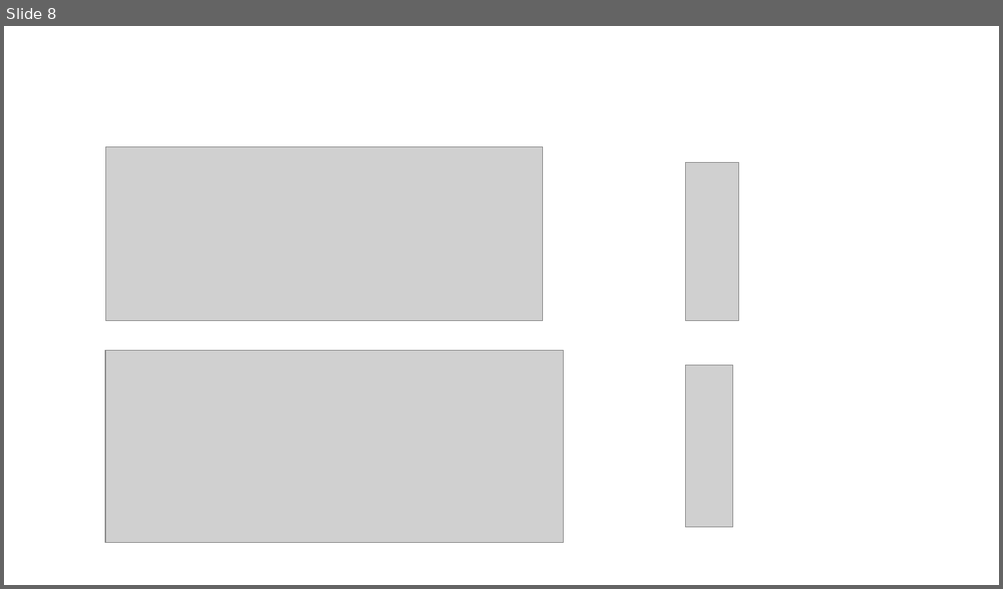
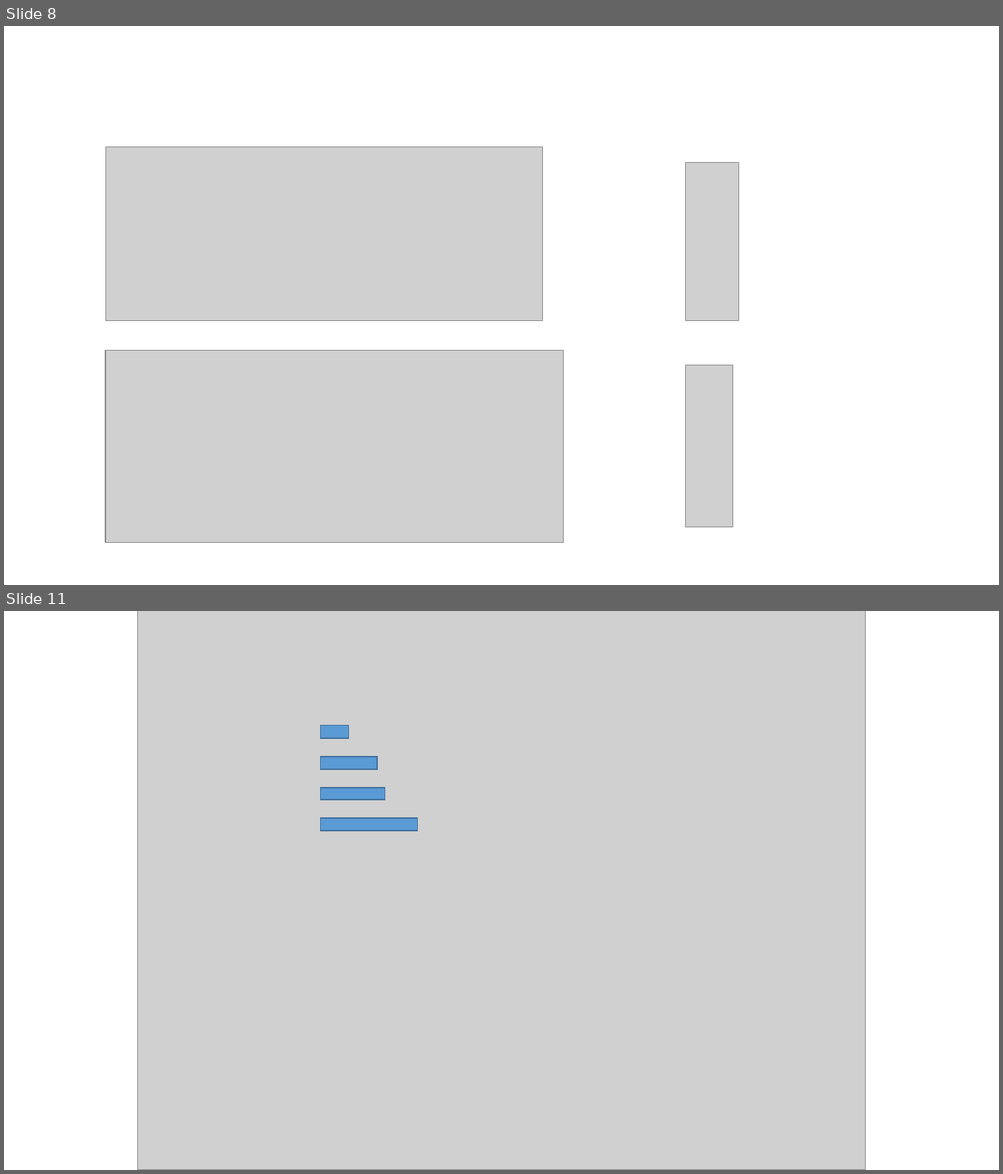
Before and after one commit to dhslrl321/TIL, a slide deck: Algorithm-이론/알고리즘 이론 학습 자료.pptx. Shown one above the other, each under a label of ours: slide 8 before the commit, slides 8 and 11 after it; the slides between them are not shown. The pictures are 1003x589 and 1003x1174 pixels, drawn with LibreOffice and Linux fonts; fonts in the diff are those of the drawing; grey boxes stand for pictures. Boxes give left, top, right and bottom in pixels: in the first picture for what was removed or moved away, otherwise in the second. Text is boxed around its words. In the diff, an @@ line names an element or a change of style, - is before the commit and + after.

Commit message:
PPT

```diff
--- a/Algorithm-이론/알고리즘 이론 학습 자료.pptx
+++ b/Algorithm-이론/알고리즘 이론 학습 자료.pptx
@@ slide 11 added at [4, 611, 999, 1170], background #FFFFFF @@
@@ picture added at [137, 611, 866, 1170] @@
@@ rectangle added at [320, 725, 349, 738], fill #5B9BD5, outline #43739E 1 pt @@
@@ rectangle added at [320, 757, 377, 769], fill #5B9BD5, outline #43739E 1 pt @@
@@ rectangle added at [320, 788, 385, 800], fill #5B9BD5, outline #43739E 1 pt @@
@@ rectangle added at [320, 818, 418, 831], fill #5B9BD5, outline #43739E 1 pt @@
```
Also in this commit, not shown: 5 other slides added, 6 slides removed.
